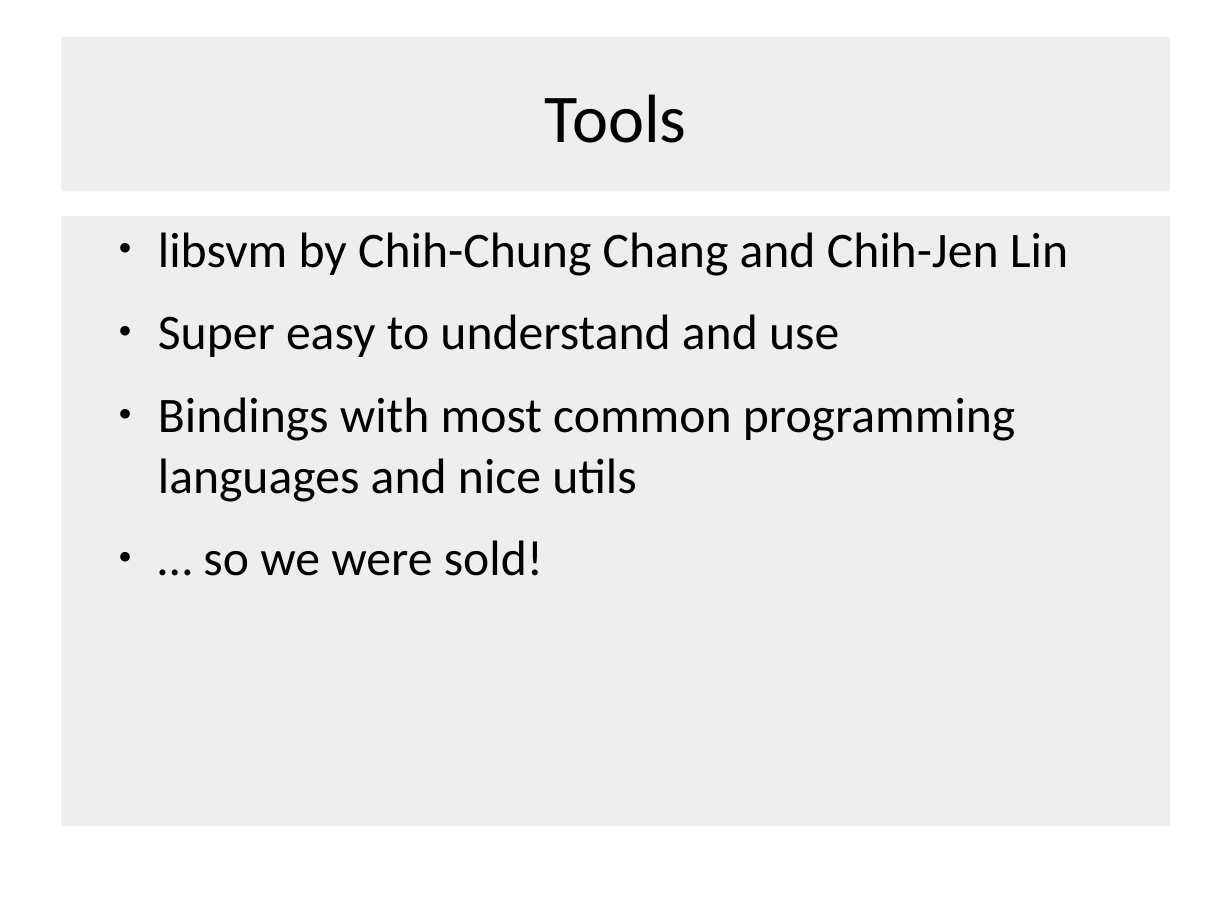
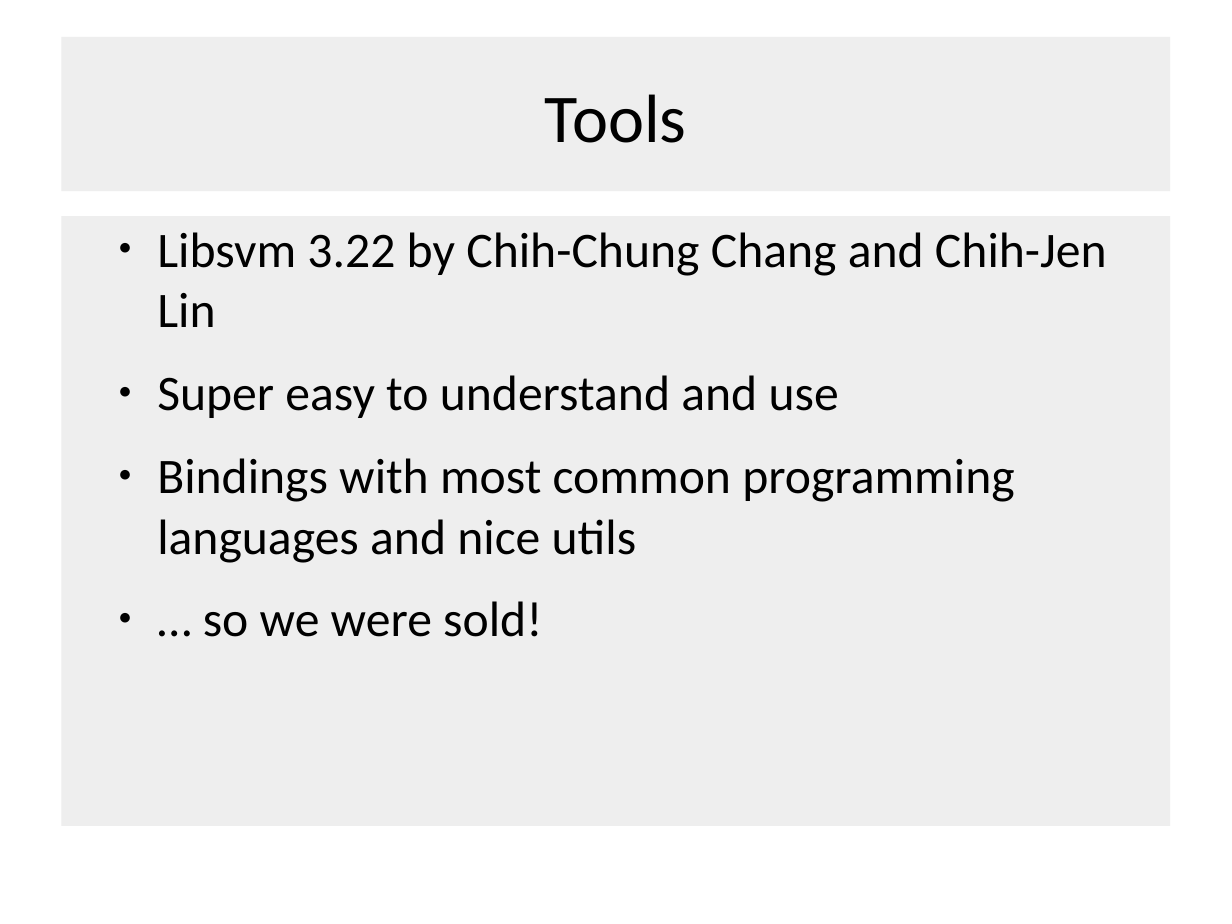
Before and after one commit to SebastianLukas/greenpatterns, a slide deck: slide 2 of OKNNow/Präsi.ppt. Drawn at 1232x924 pixels with LibreOffice and Linux fonts; fonts in the diff are those of the drawing; background and template pictures are left out. Boxes give left, top, right and bottom in pixels: in the first picture for what was removed or moved away, otherwise in the second. Text is boxed around its words. In the diff, an @@ line names an element or a change of style, - is before the commit and + after.

```diff
--- a/OKNNow/Präsi.ppt
+++ b/OKNNow/Präsi.ppt
@@ text at box(157, 232, 1107, 327): text changed @@
-● libsvm by Chih-Chung Chang and Chih-Jen Lin
+● Libsvm 3.22 by Chih-Chung Chang and Chih-Jen Lin
```
Also in this commit, not shown: 8 other slides changed, 1 other file.
